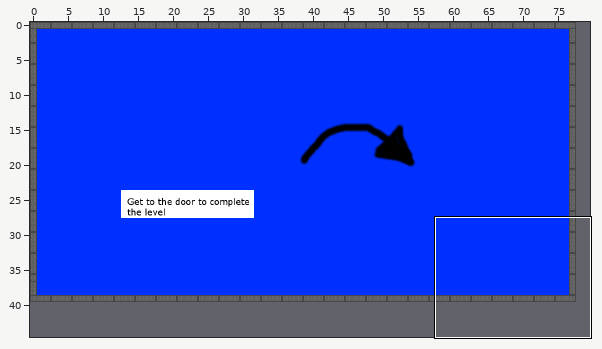
Tiled map: android/assets/levels/level1.tmx. Above: a wide view before the commit, with the close-up outlined.
Close-up. Old version:
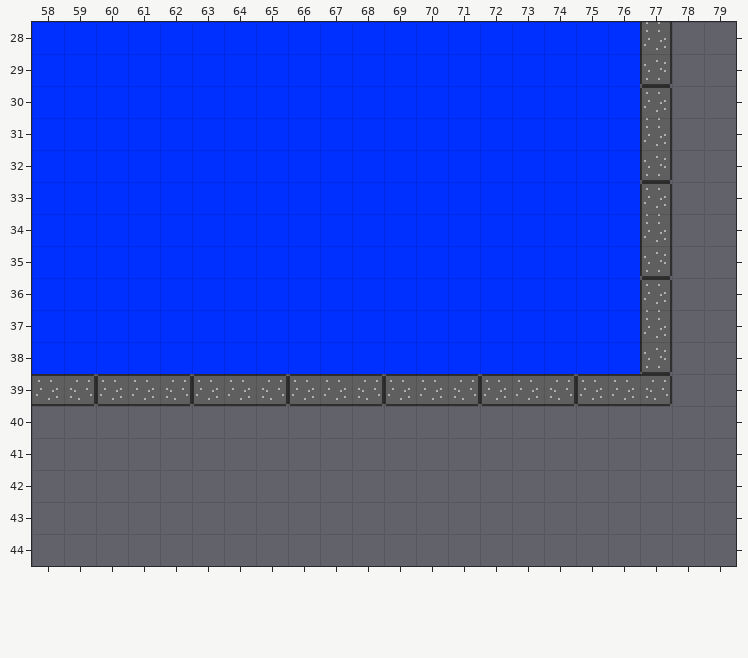
Cells are 16x16 px. Shown: x 58..79, y 28..44. The commit also changed other parts of the map, which this record leaves out.
Now the later version:
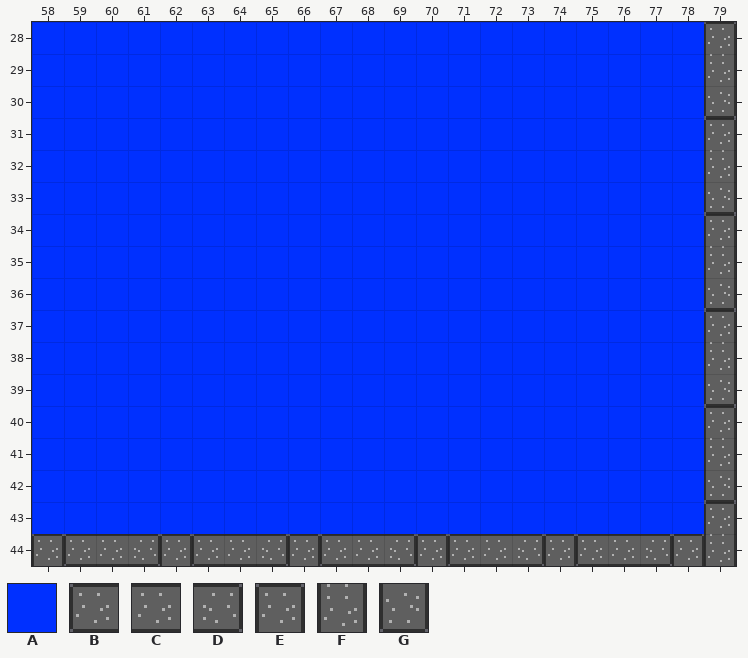
Key: from "arrow": A 0; from "concrete": B 4, C 5, D 6, E 7, F 11, G 15.
_ is an empty cell.
The edit:
Layer "Tile Layer 1":
y 28: x 77..79 F__ -> AAE
y 29: x 77..79 G__ -> AAF
y 30: x 77..79 E__ -> AAG
y 31: x 77..79 F__ -> AAE
y 32: x 77..79 G__ -> AAF
y 33: x 77..79 E__ -> AAG
y 34: x 77..79 F__ -> AAE
y 35: x 77..79 G__ -> AAF
y 36: x 77..79 E__ -> AAG
y 37: x 77..79 F__ -> AAE
y 38: x 77..79 G__ -> AAF
y 39: x 58..79 CDBCDBCDBCDBCDBCDBCD__ -> AAAAAAAAAAAAAAAAAAAAAG
y 40: x 58..79 ______________________ -> AAAAAAAAAAAAAAAAAAAAAE
y 41: x 58..79 ______________________ -> AAAAAAAAAAAAAAAAAAAAAF
y 42: x 58..79 ______________________ -> AAAAAAAAAAAAAAAAAAAAAG
y 43: x 58..79 ______________________ -> AAAAAAAAAAAAAAAAAAAAAE
y 44: x 58..79 ______________________ -> EBCDEBCDEBCDEBCDEBCDEF
